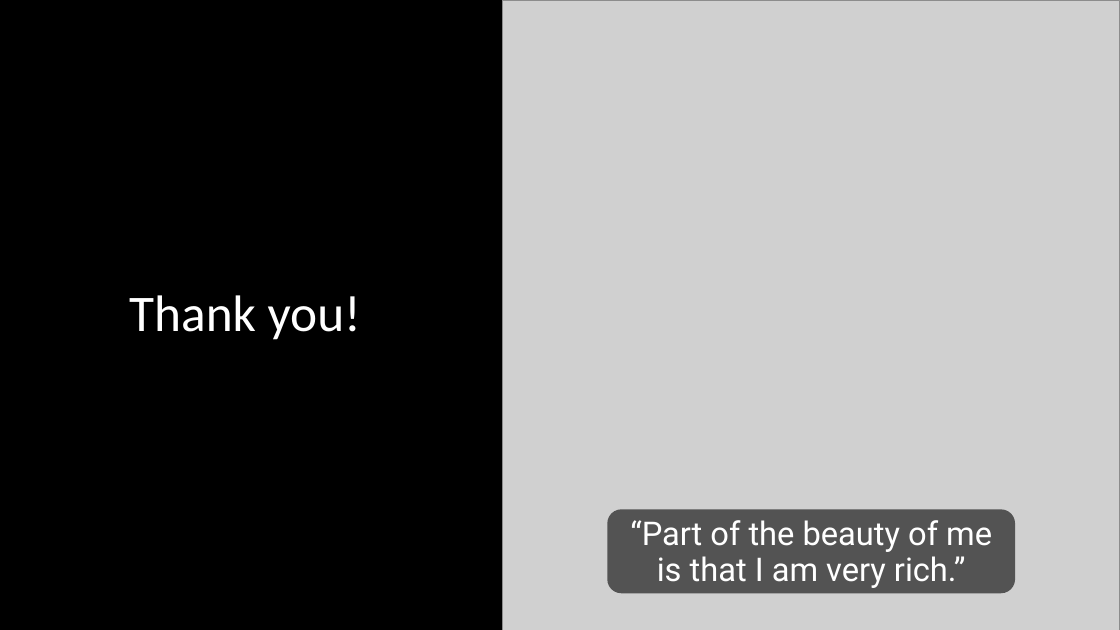
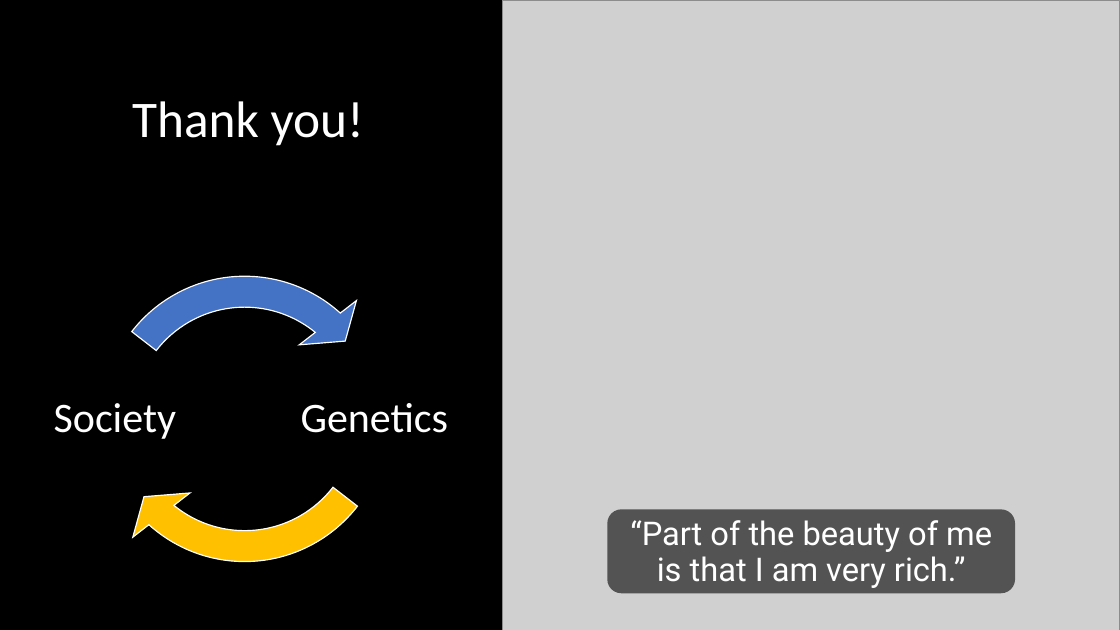
Before and after one commit to hughjonesd/trading-genetics, a slide deck: slide 14 of BGA 2022 presentation.pptx. Drawn at 1120x630 pixels with LibreOffice and Linux fonts; fonts in the diff are those of the drawing; grey boxes stand for pictures. Boxes give left, top, right and bottom in pixels: in the first picture for what was removed or moved away, otherwise in the second. Text is boxed around its words. In the diff, an @@ line names an element or a change of style, - is before the commit and + after.

```diff
--- a/BGA 2022 presentation.pptx
+++ b/BGA 2022 presentation.pptx
@@ title "Thank you!": place and size @@
-title "Thank you!" at [129,295,361,340]
+title "Thank you!" at [132,101,364,146]
@@ group added at [54,255,449,582]: 2 texts, 2 circular arrows @@
+Genetics
+Society
```
Also in this commit, not shown: 1 other slide changed.
